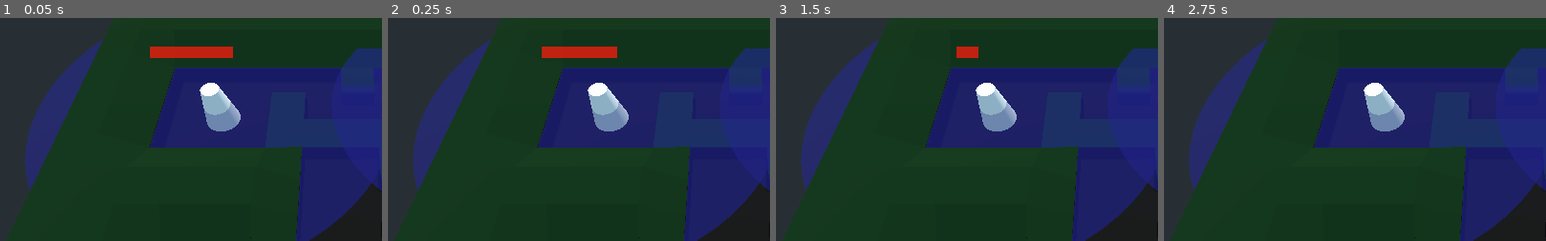
Above: before the commit, frames 1-4 (left to right).
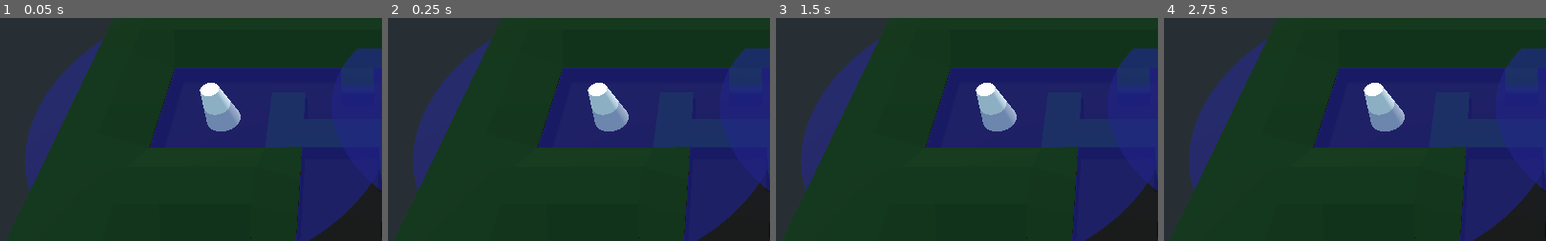
Above: after the commit, the same moments.

Repository: rubenMiller/rwu-spieleentwicklung-project
Game: Godot game, scene res://levels/pathfinding.tscn
Two runs of this game, one before a commit and one after it. Both use one fixed random seed, a clock stepped at 60 frames per second and the inputs below.
Inputs (mouse positions are % of the whole screen's width and height, from its top left):
- Up to frame 1 (0.05 s): no input
- Up to frame 2 (0.25 s): no input
- Up to frame 3 (1.5 s): tap Enter (ui_accept) at 0.5, 0.77, 1.25 s; move the mouse to (72, 45) at 0.52 s; press the mouse at (72, 45) at 0.53 s; right-click (72, 45) at 0.8 s; move the mouse to (30, 55) at 1.27 s; release the mouse at (30, 55) at 1.28 s; right-click (30, 55) at 1.35 s
- Up to frame 4 (2.75 s): tap Enter (ui_accept) at 1.52, 2 s; click (30, 55) at 1.55 s; move the mouse to (60, 28) at 2.02 s; press the mouse at (60, 28) at 2.03 s; right-click (60, 28) at 2.3 s
The pictures show only the part of the screen within x 5-55%, y 0-50%; the shares and areas given below are measured in that part.

The runs differ from the first frame. In frame 1, 1.1% of the frame differs, in the area x 39-61%, y 12-18%; in frame 2, 1.0%; in frame 3, 0.3%; in frame 4, nothing differs.

Commit message:
made attack components customizable
- only one attack component with different attack patterns

- if won then no lose screen

Diff:
--- a/godot-files/Components/AttackComponent.gd
+++ b/godot-files/Components/AttackComponent.gd
@@ -1,14 +1,17 @@
 extends Node
 
 export var target_group_name := ""
+export (NodePath) var attack_pattern_path
+
 onready var reload_timer = $Load_timer
 onready var health_bar = $Health_bar
 
+var attack_pattern
 var target_list := []
 var current_target = null
 
 func _ready():
-	pass
+	attack_pattern = get_node(attack_pattern_path)
 
 func _process(_delta):
 	health_bar.scale.x = reload_timer.time_left / reload_timer.wait_time
@@ -21,9 +24,6 @@
 		current_target = null
 		reload_timer.stop()
 
-func shoot_first_target():
-	target_list[0].get_child(0).reduce_health(1)
-
 func _on_Radius_Component_body_entered(body: Node) -> void:
 	#print("I ",get_parent() , " detected in my Radius: ", target_group_name, body)
 	if body.is_in_group(target_group_name):
@@ -35,5 +35,4 @@
 		target_list.erase(body)
 
 func _on_Load_timer_timeout() -> void:
-	shoot_first_target()
-	reload_timer.start()
+	attack_pattern.attack(target_list[0], 1)
--- a/godot-files/Components/AttackComponent.tscn
+++ b/godot-files/Components/AttackComponent.tscn
@@ -15,7 +15,6 @@
 
 [node name="Load_timer" type="Timer" parent="."]
 wait_time = 2.0
-one_shot = true
 
 [node name="Health_bar" type="Sprite3D" parent="."]
 transform = Transform( 1, 0, 0, 0, 1, 0, 0, 0, 1, 0, 6, 0 )
--- a/godot-files/Components/AttackComponent_end_tower.gd
+++ b/godot-files/Components/AttackComponent_end_tower.gd
@@ -1,49 +1,39 @@
 extends Node
 
 export var target_group_name := ""
-export (Resource) var  impact_area
-onready var reload_timer = $Reload_timer
+export (NodePath) var attack_pattern_path
+
+onready var reload_timer = $Load_timer
 onready var health_bar = $Health_bar
 
-
-var target_list = []
+var attack_pattern
+var target_list := []
+var current_target = null
 
 func _ready():
-	pass
+	attack_pattern = get_node(attack_pattern_path)
 
 func _process(_delta):
 	health_bar.scale.x = reload_timer.time_left / reload_timer.wait_time
-	if not reload_timer.is_stopped():
-		return
 
-	if target_list.size():
-		shoot_first_target()
-		reload_timer.start()
-
-func shoot_first_target():
-	#target_list[0].get_child(0).reduce_health(1)
-	#print("shoot")
-	#print(target_list[0].translation)
-	var area = impact_area.instance()
-	area.translation = target_list[0].translation - get_parent().translation
-	#print(area.translation)
-	#print("get_parent()", get_parent().translation)
-	add_child(area)
-#
-#var tile :Tile= idle_tile.instance()
-#		tile.translation = cell_world
-#		tile.add_to_group("selectable_tiles")
-#		if cell == get_used_cells_by_item(1)[0]:
-#			tile.add_to_group("win_tiles")
-#		tile_container.add_child(tile)
+	if target_list.size() > 0:
+		if current_target != target_list[0]:
+			current_target = target_list[0]
+			reload_timer.start()
+	else:
+		current_target = null
+		reload_timer.stop()
 
 func _on_Radius_Component_body_entered(body: Node) -> void:
-	print("I ",get_parent() , " detected in my Radius: ", target_group_name, body)
-	#print(body, " wants to attack: ", target_group_name, " body: ", body)
+	#print("I ",get_parent() , " detected in my Radius: ", target_group_name, body)
 	if body.is_in_group(target_group_name):
-		print("I ",get_parent() , " want to attack: ", target_group_name, body)
+		#print("I ",get_parent() , " want to attack: ", target_group_name, body)
 		target_list.append(body)
 
 func _on_Radius_Component_body_exited(body: Node) -> void:
-		if body.is_in_group(target_group_name):
-			target_list.erase(body)
+	if body.is_in_group(target_group_name):
+		target_list.erase(body)
+
+func _on_Load_timer_timeout() -> void:
+	pass
+	#shoot_first_target()
--- a/godot-files/Components/AttackComponent_end_tower.tscn
+++ b/godot-files/Components/AttackComponent_end_tower.tscn
@@ -13,13 +13,13 @@
 [node name="Attack_component_end_tower" type="Spatial"]
 script = ExtResource( 1 )
 
-[node name="Reload_timer" type="Timer" parent="."]
+[node name="Load_timer" type="Timer" parent="."]
 wait_time = 2.0
-one_shot = true
-autostart = true
 
 [node name="Health_bar" type="Sprite3D" parent="."]
 transform = Transform( 1, 0, 0, 0, 1, 0, 0, 0, 1, 0, 6, 0 )
 pixel_size = 1.0
 billboard = 1
 texture = SubResource( 16 )
+
+[connection signal="timeout" from="Load_timer" to="." method="_on_Load_timer_timeout"]
--- /dev/null
+++ b/godot-files/Components/Attack_Patterns/Attack_Pattern_Default.gd
@@ -0,0 +1,4 @@
+extends Spatial
+
+func attack(target, damage):
+	target.get_node("Health_Component").reduce_health(damage)
--- /dev/null
+++ b/godot-files/Components/Attack_Patterns/Attack_pattern_mortar.gd
@@ -0,0 +1,8 @@
+extends Spatial
+
+export (Resource) var impact_area
+
+func attack(target, damage):
+	var area = impact_area.instance()
+	add_child(area)
+	area.global_transform.origin = target.translation
--- a/godot-files/Components/HealthComponent.gd
+++ b/godot-files/Components/Health_Component.gd
@@ -4,7 +4,7 @@
 export var health = 1
 
 func _process(_delta):
-	if health == 0:
+	if health <= 0:
 		emit_signal("i_am_dead")
 
 
--- a/godot-files/Components/HealthComponent.tscn
+++ b/godot-files/Components/Health_Component.tscn
@@ -1,13 +1,13 @@
 [gd_scene load_steps=4 format=2]
 
-[ext_resource path="res://Components/HealthComponent.gd" type="Script" id=1]
+[ext_resource path="res://Components/Health_Component.gd" type="Script" id=1]
 [ext_resource path="res://Art/fonts/Montserrat-Medium.ttf" type="DynamicFontData" id=2]
 
 [sub_resource type="DynamicFont" id=1]
 size = 120
 font_data = ExtResource( 2 )
 
-[node name="HealthComponent" type="Spatial"]
+[node name="Health_Component" type="Spatial"]
 script = ExtResource( 1 )
 
 [node name="Label3D" type="Label3D" parent="."]
--- a/godot-files/Entities/End_mortar.tscn
+++ b/godot-files/Entities/End_mortar.tscn
@@ -1,10 +1,11 @@
-[gd_scene load_steps=11 format=2]
+[gd_scene load_steps=12 format=2]
 
+[ext_resource path="res://Components/AttackComponent.tscn" type="PackedScene" id=1]
 [ext_resource path="res://Entities/troop_tower.gd" type="Script" id=2]
-[ext_resource path="res://Components/AttackComponent_end_tower.tscn" type="PackedScene" id=3]
 [ext_resource path="res://Components/Radius_Component.tscn" type="PackedScene" id=4]
 [ext_resource path="res://Art/fonts/Montserrat-Medium.ttf" type="DynamicFontData" id=5]
 [ext_resource path="res://Entities/impact_area.tscn" type="PackedScene" id=6]
+[ext_resource path="res://Components/Attack_Patterns/Attack_pattern_mortar.gd" type="Script" id=7]
 
 [sub_resource type="BoxShape" id=1]
 extents = Vector3( 2, 2, 4 )
@@ -44,9 +45,13 @@
 transform = Transform( 1, 0, 0, 0, 1, 0, 0, 0, 1, 0, 2, 0 )
 radius = 20.0
 
-[node name="Attack_component_end_tower" parent="." instance=ExtResource( 3 )]
+[node name="Attack_component" parent="." instance=ExtResource( 1 )]
 target_group_name = "troop"
+attack_pattern_path = NodePath("Attack_pattern_mortar")
+
+[node name="Attack_pattern_mortar" type="Spatial" parent="Attack_component"]
+script = ExtResource( 7 )
 impact_area = ExtResource( 6 )
 
-[connection signal="body_entered" from="Radius_Component" to="Attack_component_end_tower" method="_on_Radius_Component_body_entered"]
-[connection signal="body_exited" from="Radius_Component" to="Attack_component_end_tower" method="_on_Radius_Component_body_exited"]
+[connection signal="body_entered" from="Radius_Component" to="Attack_component" method="_on_Radius_Component_body_entered"]
+[connection signal="body_exited" from="Radius_Component" to="Attack_component" method="_on_Radius_Component_body_exited"]
--- a/godot-files/Entities/Tower.tscn
+++ b/godot-files/Entities/Tower.tscn
@@ -1,11 +1,12 @@
 [gd_scene load_steps=13 format=2]
 
 [ext_resource path="res://Components/AttackComponent.tscn" type="PackedScene" id=1]
-[ext_resource path="res://Components/HealthComponent.tscn" type="PackedScene" id=2]
+[ext_resource path="res://Components/Health_Component.tscn" type="PackedScene" id=2]
 [ext_resource path="res://Components/Navigation_component.tscn" type="PackedScene" id=3]
 [ext_resource path="res://Art/fonts/Montserrat-Medium.ttf" type="DynamicFontData" id=4]
 [ext_resource path="res://Entities/SelectionArea.gd" type="Script" id=5]
 [ext_resource path="res://Entities/Troop.gd" type="Script" id=6]
+
 
 [sub_resource type="BoxShape" id=7]
 extents = Vector3( 1.1, 1.1, 2.1 )
--- a/godot-files/Entities/Troop.gd
+++ b/godot-files/Entities/Troop.gd
@@ -6,8 +6,8 @@
 onready var attack_component: Spatial = $Attack_component
 onready var nav_component: Spatial = $Navigation_component
 onready var radius_component: Area = $Radius_Component
+onready var health_component: Spatial = $HealtComponent
 onready var isSelected = false
-
 
 func _ready():
 	display_selected_unit()
@@ -29,3 +29,6 @@
 
 func _on_HealtComponent_i_am_dead():
 	queue_free()
+
+func loose_health(amount):
+	health_component.reduce_health(amount)
--- a/godot-files/Entities/Troop.tscn
+++ b/godot-files/Entities/Troop.tscn
@@ -1,14 +1,15 @@
-[gd_scene load_steps=15 format=2]
+[gd_scene load_steps=16 format=2]
 
 [ext_resource path="res://Entities/Troop.gd" type="Script" id=1]
 [ext_resource path="res://Entities/SelectionArea.gd" type="Script" id=2]
 [ext_resource path="res://Art/materials/troop_idle_Material.tres" type="Material" id=3]
 [ext_resource path="res://Art/materials/troop_selected_Material.tres" type="Material" id=4]
 [ext_resource path="res://Art/fonts/Montserrat-Medium.ttf" type="DynamicFontData" id=5]
-[ext_resource path="res://Components/HealthComponent.tscn" type="PackedScene" id=6]
+[ext_resource path="res://Components/Health_Component.tscn" type="PackedScene" id=6]
 [ext_resource path="res://Components/AttackComponent.tscn" type="PackedScene" id=7]
 [ext_resource path="res://Components/Navigation_component.tscn" type="PackedScene" id=8]
 [ext_resource path="res://Components/Radius_Component.tscn" type="PackedScene" id=9]
+[ext_resource path="res://Components/Attack_Patterns/Attack_Pattern_Default.gd" type="Script" id=10]
 
 [sub_resource type="CapsuleShape" id=9]
 height = 3.0
@@ -32,7 +33,7 @@
 idleMaterial = ExtResource( 3 )
 selectedMaterial = ExtResource( 4 )
 
-[node name="HealtComponent" parent="." instance=ExtResource( 6 )]
+[node name="Health_Component" parent="." instance=ExtResource( 6 )]
 transform = Transform( 1, 0, 0, 0, 1, 0, 0, 0, 1, 0, 4.49614, 0 )
 health = 3
 
@@ -59,6 +60,11 @@
 [node name="Attack_component" parent="." instance=ExtResource( 7 )]
 transform = Transform( 1, 0, 0, 0, 1, 0, 0, 0, 1, 0, 3.63069, 0 )
 target_group_name = "tower"
+attack_pattern_path = NodePath("Attack_pattern_default")
+
+[node name="Attack_pattern_default" type="Spatial" parent="Attack_component"]
+transform = Transform( 1, 0, 0, 0, 1, 0, 0, 0, 1, 0, -3.63069, 0 )
+script = ExtResource( 10 )
 
 [node name="Label3D" type="Label3D" parent="."]
 transform = Transform( 1, 0, 0, 0, 1, 0, 0, 0, 1, -0.0928533, 1.16272, 1.48533 )
@@ -73,7 +79,7 @@
 visible = false
 radius = 10.0
 
-[connection signal="i_am_dead" from="HealtComponent" to="." method="_on_HealtComponent_i_am_dead"]
+[connection signal="i_am_dead" from="Health_Component" to="." method="_on_HealtComponent_i_am_dead"]
 [connection signal="selection_toggled" from="SelectionArea" to="." method="_on_SelectionArea_selection_toggled"]
 [connection signal="body_entered" from="Radius_Component" to="Attack_component" method="_on_Radius_Component_body_entered"]
 [connection signal="body_exited" from="Radius_Component" to="Attack_component" method="_on_Radius_Component_body_exited"]
--- a/godot-files/Entities/troop_tower.tscn
+++ b/godot-files/Entities/troop_tower.tscn
@@ -1,10 +1,11 @@
-[gd_scene load_steps=13 format=2]
+[gd_scene load_steps=14 format=2]
 
 [ext_resource path="res://Entities/troop_tower.gd" type="Script" id=1]
 [ext_resource path="res://Entities/SelectionArea.gd" type="Script" id=2]
 [ext_resource path="res://Components/Radius_Component.tscn" type="PackedScene" id=3]
+[ext_resource path="res://Components/Attack_Patterns/Attack_Pattern_Default.gd" type="Script" id=4]
 [ext_resource path="res://Art/fonts/Montserrat-Medium.ttf" type="DynamicFontData" id=5]
-[ext_resource path="res://Components/HealthComponent.tscn" type="PackedScene" id=6]
+[ext_resource path="res://Components/Health_Component.tscn" type="PackedScene" id=6]
 [ext_resource path="res://Components/AttackComponent.tscn" type="PackedScene" id=7]
 
 [sub_resource type="BoxShape" id=8]
@@ -30,7 +31,7 @@
 input_ray_pickable = false
 script = ExtResource( 1 )
 
-[node name="HealtComponent" parent="." instance=ExtResource( 6 )]
+[node name="Health_Component" parent="." instance=ExtResource( 6 )]
 transform = Transform( 1, 0, 0, 0, 1, 0, 0, 0, 1, 0, 4, 0 )
 health = 3
 
@@ -58,6 +59,10 @@
 
 [node name="Attack_component" parent="." instance=ExtResource( 7 )]
 target_group_name = "troop"
+attack_pattern_path = NodePath("Attack_Pattern_Default")
+
+[node name="Attack_Pattern_Default" type="Spatial" parent="Attack_component"]
+script = ExtResource( 4 )
 
 [node name="Label3D" type="Label3D" parent="."]
 transform = Transform( 1, 0, 0, 0, 1, 0, 0, 0, 1, -0.0928533, 1.16272, 1.48533 )
@@ -68,7 +73,7 @@
 [node name="Radius_Component" parent="." instance=ExtResource( 3 )]
 radius = 15.0
 
-[connection signal="i_am_dead" from="HealtComponent" to="." method="_on_HealtComponent_i_am_dead"]
+[connection signal="i_am_dead" from="Health_Component" to="." method="_on_HealtComponent_i_am_dead"]
 [connection signal="selection_toggled" from="SelectionArea" to="." method="_on_SelectionArea_selection_toggled"]
 [connection signal="body_entered" from="Radius_Component" to="Attack_component" method="_on_Radius_Component_body_entered"]
 [connection signal="body_exited" from="Radius_Component" to="Attack_component" method="_on_Radius_Component_body_exited"]
--- a/godot-files/Tiles/Tile.gd
+++ b/godot-files/Tiles/Tile.gd
@@ -20,7 +20,7 @@
 			$MeshInstance.material_override = unselectedMaterial
 
 func _on_Area_input_event(_camera, event, _position, _normal, _shape_idx):
-	if event.is_action_pressed("mouse_left"):
+	if event.is_action_pressed("mouse_right"):
 		reset_all_tiles()
 		is_tile_selected = true
 		add_to_group("selected_tile")
--- a/godot-files/enemies/Enemy-Tower.tscn
+++ b/godot-files/enemies/Enemy-Tower.tscn
@@ -2,8 +2,9 @@
 
 [ext_resource path="res://_archive/SelectionArea.gd" type="Script" id=1]
 [ext_resource path="res://enemies/Enemy-Tower.gd" type="Script" id=2]
-[ext_resource path="res://Components/HealthComponent.tscn" type="PackedScene" id=3]
+[ext_resource path="res://Components/Health_Component.tscn" type="PackedScene" id=3]
 [ext_resource path="res://Components/AttackComponent.tscn" type="PackedScene" id=4]
+
 
 [sub_resource type="CapsuleShape" id=13]
 height = 3.0
--- a/godot-files/levels/pathfinding.gd
+++ b/godot-files/levels/pathfinding.gd
@@ -19,3 +19,4 @@
 	$UserInterface/Retry/Label_won.visible = true
 	$UserInterface/Retry/Label_lost.visible = false
 	$UserInterface.show()
+	set_process(false)
